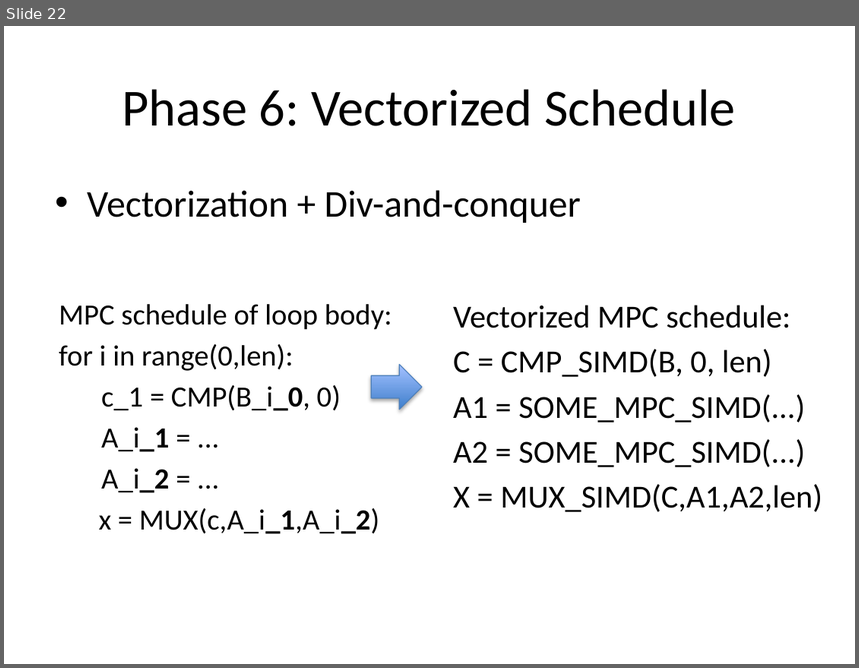
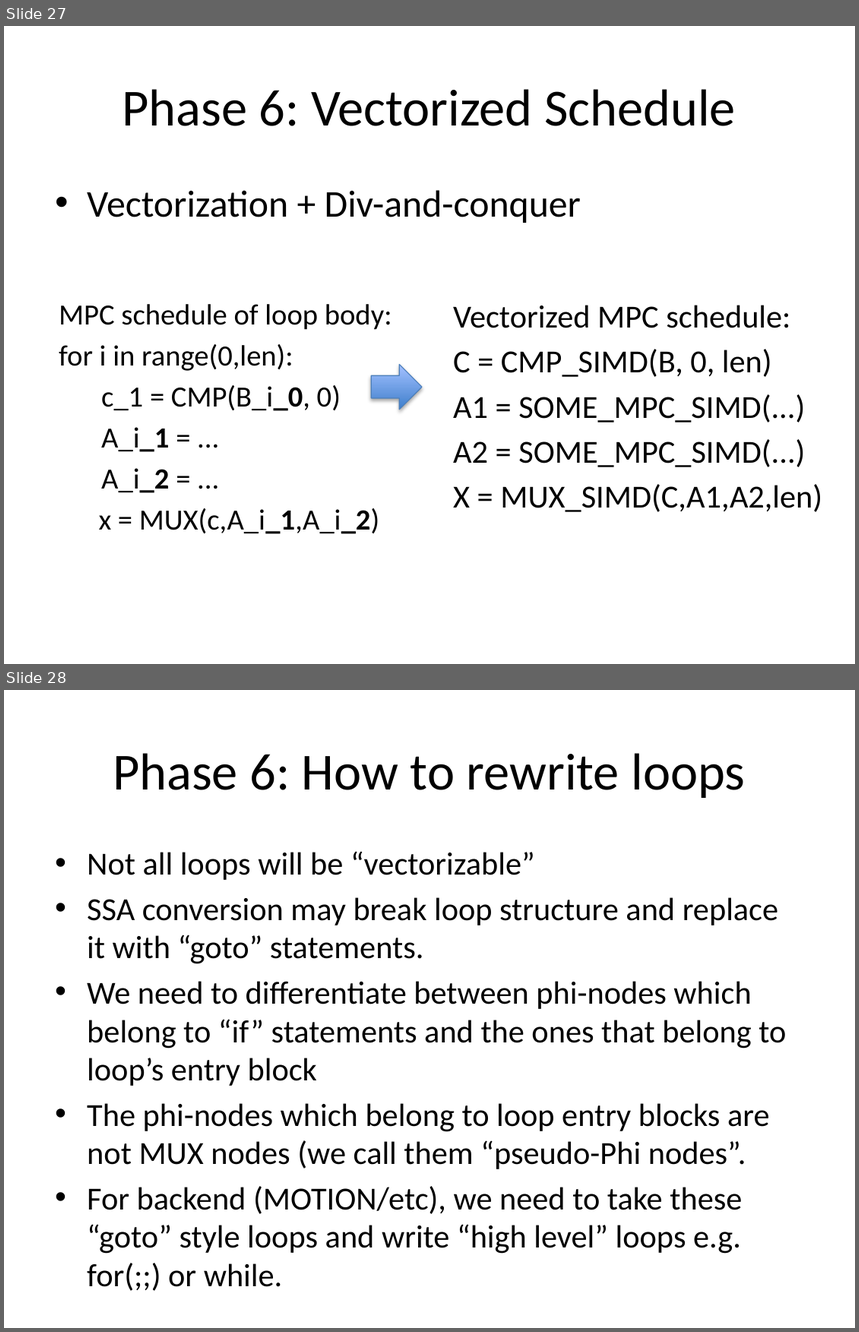
Before and after one commit to milana2/ParallelizationForMPC, a slide deck: MPC_Compiler_Misc_Notes.pptx. Shown one above the other, each under a label of ours: slide 22 before the commit, slides 27 and 28 after it. The pictures are 859x668 and 859x1332 pixels, drawn with LibreOffice and Linux fonts; fonts in the diff are those of the drawing. Boxes give left, top, right and bottom in pixels: in the first picture for what was removed or moved away, otherwise in the second. Text is boxed around its words. In the diff, an @@ line names an element or a change of style, - is before the commit and + after.

```diff
--- a/MPC_Compiler_Misc_Notes.pptx
+++ b/MPC_Compiler_Misc_Notes.pptx
@@ slide 28 added at bbox=[4, 690, 855, 1328], background #FFFFFF @@
@@ title added at bbox=[113, 753, 745, 798], 44 pt, text #000000 @@
+Phase 6: How to rewrite loops
@@ text added at bbox=[87, 851, 786, 1254], 27.2 pt, text #000000 @@
+• Not all loops will be “vectorizable”
+• SSA conversion may break loop structure and replace it with “goto” statements.
+• We need to differentiate between phi-nodes which belong to “if” statements and the ones that belong to loop’s entry block
+• The phi-nodes which belong to loop entry blocks are not MUX nodes (we call them “pseudo-Phi nodes”.
+• For backend (MOTION/etc), we need to take these “goto” style loops and write “high level” loops e.g. for(;;) or while.
@@ what was slide 22 is now slide 27 @@
```
Also in this commit, not shown: 6 slides changed, 6 other slides added.
